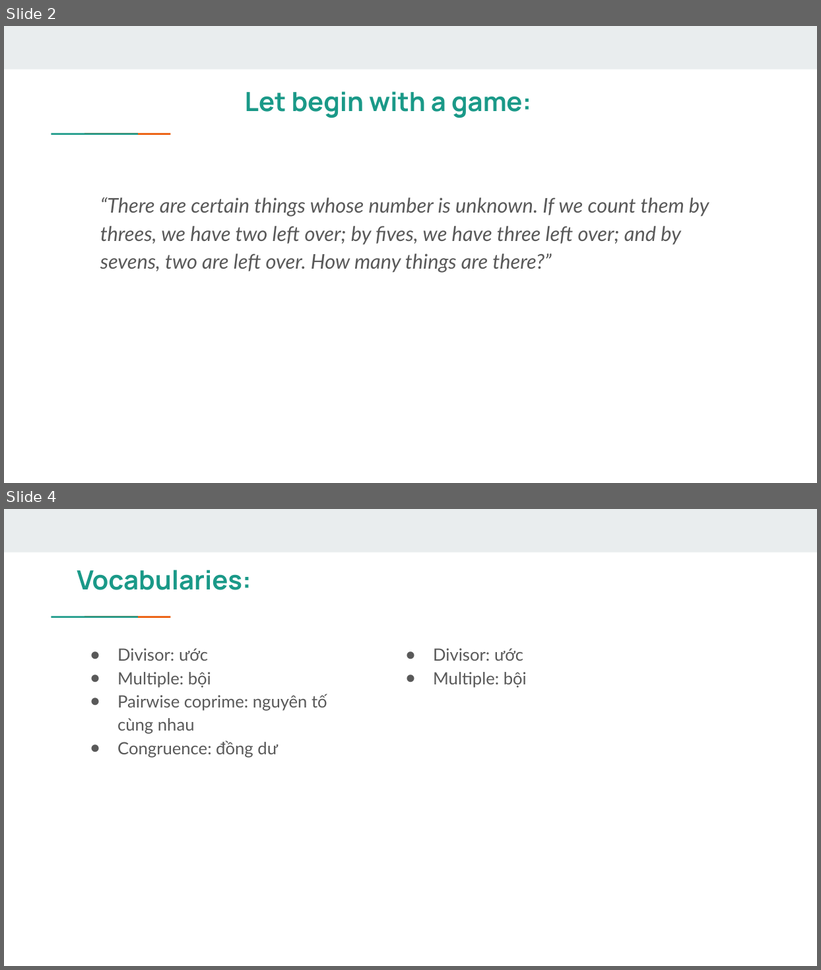
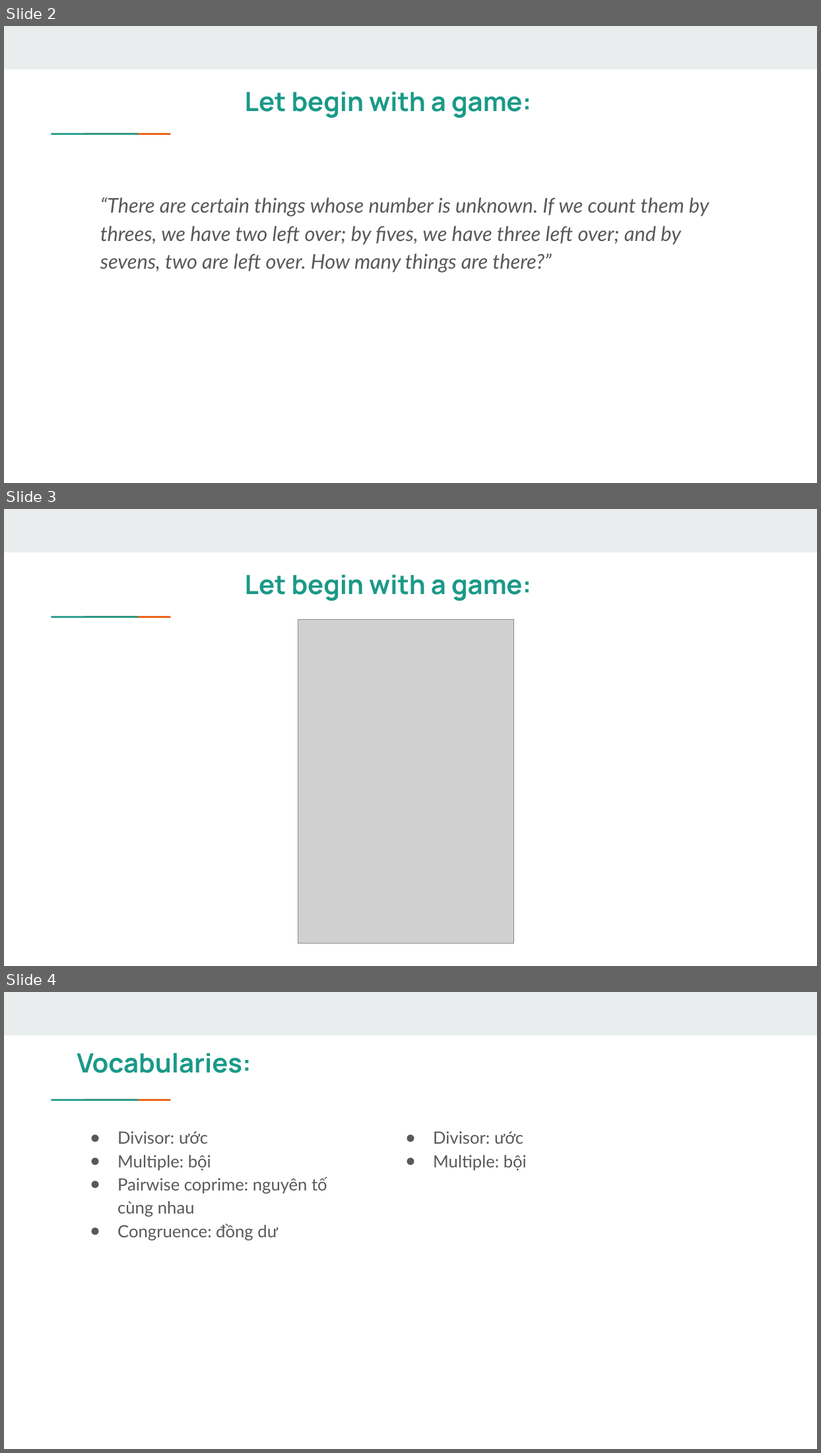
Before and after one commit to hungvm2/advanced_english_ds, a slide deck: Presentation slide (1).pptx. Shown one above the other, each under a label of ours: slides 2 and 4 before the commit, slides 2, 3 and 4 after it; the slides between them are not shown. The pictures are 821x970 and 821x1453 pixels, drawn with LibreOffice and Linux fonts; fonts in the diff are those of the drawing; grey boxes stand for pictures. Boxes give left, top, right and bottom in pixels: in the first picture for what was removed or moved away, otherwise in the second. Text is boxed around its words. In the diff, an @@ line names an element or a change of style, - is before the commit and + after.

```diff
--- a/Presentation slide (1).pptx
+++ b/Presentation slide (1).pptx
@@ slide 3 added at (4,509,817,966), background #FFFFFF; not listed: 3 template elements that a slide beside it also shows @@
@@ title added at (245,574,531,601), 23.4 pt, text #1A9988, bold @@
+Let begin with a game:
@@ picture added at (298,620,514,944) @@
```
Also in this commit, not shown: 4 slides changed.
